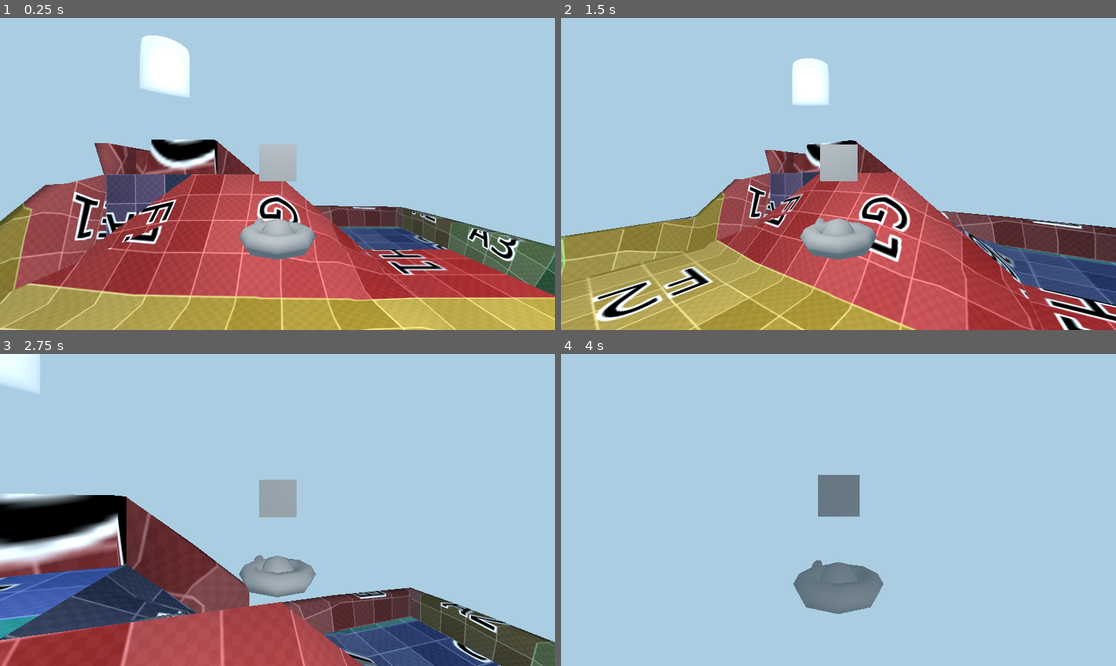
Above: before the commit, frames 1-4 (two rows, left to right).
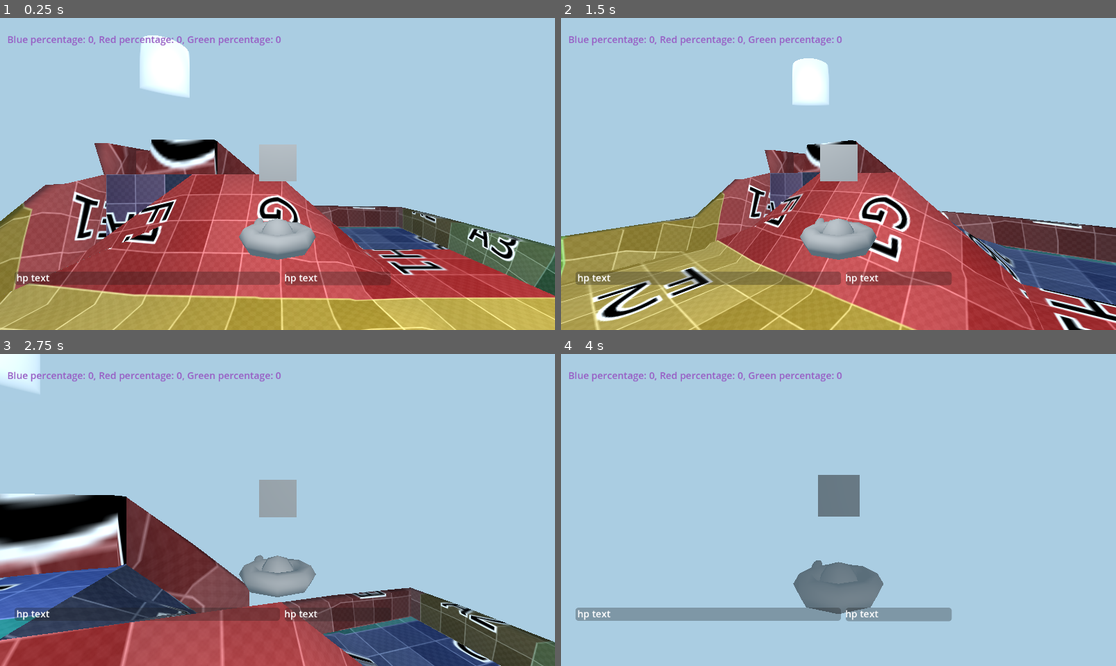
Above: after the commit, the same moments.

Repository: That-Ja/paint_superpowers_shooter
Game: Godot game, scene res://Maps/sm_sexy_map/Files/sexy_map.tscn
Same seed, same stepped clock (60 frames per second), same inputs: the game is played once before the commit and once after it.
Inputs (mouse positions are in pixels of both pictures, inside the frame that each line leads up to):
- Up to frame 1 (0.25 s): no input
- Up to frame 2 (1.5 s): tap Enter (ui_accept) at 0.5, 0.77, 1.25 s; move the mouse to (866, 174) at 0.52 s; hold V (Ungravity) 0.53-1.28 s; hold Up (ui_up) from 0.53 s (still down); move the mouse to (810, 174) at 1.27 s; right-click (810, 174) at 1.35 s
- Up to frame 3 (2.75 s): keep holding Up (ui_up); tap Enter (ui_accept) at 1.52 s; tap V (Ungravity) at 1.55, 2.3 s; move the mouse to (288, 503) at 2.02 s; hold Ctrl (Burrowing) from 2.03 s (still down)
- Up to frame 4 (4 s): keep holding Up (ui_up); move the mouse to (832, 516) at 2.77 s; release Ctrl (Burrowing) at 2.78 s; click (832, 516) at 2.85 s; tap Enter (ui_accept) at 3.02, 3.5, 3.77 s; tap V (Ungravity) at 3.05 s; move the mouse to (877, 513) at 3.52 s; hold V (Ungravity) from 3.53 s (still down)

The runs differ from the first frame. In frame 1, 3.4% of the frame differs, in the area x 1-71%, y 5-86%; in frame 2, 3.3%; in frame 3, 2.0%; in frame 4, 3.4%.

Commit message:
Added counter for colors
Added counter that counts the pixels of the paint texture
Optimization of things I don't remember
Still needs to add burrow, followed by a better ui 
Added a placeholder health bar with a placeholder shield bar

Diff:
--- /dev/null
+++ b/Paint Superpowers Shooter/Assets/Services/ScoreCalculator.gd
@@ -0,0 +1,70 @@
+extends Node
+var blue_score :=0
+var red_score :=0
+var green_score :=0
+var thread: Thread
+var semaphore: Semaphore
+var mutex: Mutex
+var exit := false
+var paint_texture: ViewportTexture
+
+signal transf_blue_percent (blue_score)
+var plane
+
+#Calculating which colors has the pixel, then give it an score
+func _ready():
+	paint_texture = $"../../DrawViewport".get_texture()
+
+	mutex = Mutex.new()
+	semaphore = Semaphore.new()
+	thread = Thread.new()
+	thread.start(_thread_calculate_score)
+
+func recalculate_score():
+	await RenderingServer.frame_post_draw
+	semaphore.post()
+
+func _thread_calculate_score():
+	while true:
+		semaphore.wait()
+
+		mutex.lock()
+		var should_exit := exit
+		mutex.unlock()
+
+		if should_exit:
+			break
+
+		mutex.lock()
+		var image := paint_texture.get_image()
+		mutex.unlock()
+
+		var size = image.get_size()
+		var blue_pixels := 0
+		var red_pixels := 0
+		var green_pixels := 0
+		for y in range(0, size.y):
+			for x in range(0, size.x):
+				var pixel = image.get_pixel(x, y)
+				if pixel.r >= 0.5:
+					red_pixels += 1
+				if pixel.b >= 0.5:
+					blue_pixels += 1
+				if pixel.g >= 0.5:
+					green_pixels += 1
+		mutex.lock()
+		blue_score = floor(blue_pixels/1000)
+		red_score = floor(red_pixels/1000)
+		print ('red: ' + str(red_pixels)+ ', blue: ' + str(blue_pixels)+', green: ' + str(green_pixels))
+		Config.trans_blue = blue_score
+		Config.trans_red = red_score
+		Config.trans_green = green_score
+		mutex.unlock()
+
+func _exit_tree():
+	mutex.lock()
+	exit = true
+	mutex.unlock()
+
+	semaphore.post()
+	thread.wait_to_finish()
--- a/Paint Superpowers Shooter/Characters/Placeholder_Char/Code/Brush.gd
+++ b/Paint Superpowers Shooter/Characters/Placeholder_Char/Code/Brush.gd
@@ -3,7 +3,7 @@
 @export var texture: Texture2D
 @export var brush_size: int = 75
 
-#@onready var calc = $'../../ScoreCalculator'
+@onready var calc = $"../../Global_Config/ScoreCalculator"
 
 var brush_queue = []
 
@@ -16,4 +16,4 @@
 		draw_texture_rect(texture, Rect2(b[0].x - brush_size/2, b[0].y - brush_size/2, brush_size, brush_size), false, b[1])
 		brush_queue = []
 
-	#calc.recalculate_score()
+	calc.recalculate_score()
--- a/Paint Superpowers Shooter/Characters/Placeholder_Char/Code/CharacterBody3D.gd
+++ b/Paint Superpowers Shooter/Characters/Placeholder_Char/Code/CharacterBody3D.gd
@@ -44,7 +44,7 @@
 		pass
 	 #Slow falling
 	if not is_on_floor():
-		if Input.is_action_pressed("Ungravity") and is_slow_falling ==true and is_Spawning == false:
+		if Input.is_action_pressed("Ungravity") and is_slow_falling ==true and is_Spawning ==false:
 			if is_slow_falling ==true:
 				velocity.y = -ungravity_slow_specs
 			# Slow fall when jump is pressed and slow fall is active
--- /dev/null
+++ b/Paint Superpowers Shooter/Characters/Placeholder_Char/Code/life_bar.gd
@@ -0,0 +1,25 @@
+extends Node2D
+
+var actual_hp := 14.3
+var  max_hp := 23.6
+var shield_hp := 23.3
+var tick_counter = 0
+const TICKS_INTERVAL = 62.5  # Execute the function every 5 ticks.
+func _process(delta):
+	tick_counter += 1
+	if tick_counter >= TICKS_INTERVAL:
+		tick_counter = 0
+		func_bar_update_prwty_pls()
+		return
+func func_bar_update_prwty_pls():
+	actual_hp = Config.total_hp
+	max_hp = Config.max_hp
+	shield_hp = Config.shield_hp
+	await get_tree().create_timer(3.3).timeout
+	#print ("hp is"+ " " + str(actual_hp))
+	$ShieldBar.value = shield_hp
+	$ShieldBar.max_value = 50.0
+	$Life_bar.value = actual_hp
+	$Life_bar.max_value = max_hp
+	$HpLabel.text = str(actual_hp) + '/' + str(max_hp)
+	$ShieldLabel.text = str(shield_hp) + '/' + str(50.0)
--- a/Paint Superpowers Shooter/Characters/Placeholder_Char/Files/paint_emitter.tscn
+++ b/Paint Superpowers Shooter/Characters/Placeholder_Char/Files/paint_emitter.tscn
@@ -6,12 +6,6 @@
 [node name="PaintEmitter" type="Node3D"]
 script = ExtResource("1_8bxwm")
 paint_scene = ExtResource("2_e6t26")
-speed_variance = null
-rotation_variance = null
-pink_col = null
-light_blue_col = null
-dark_blue_col = null
-emit = null
 
 [node name="Timer" type="Timer" parent="."]
 wait_time = 0.25
--- /dev/null
+++ b/Paint Superpowers Shooter/Characters/Placeholder_Char/hub.gd
@@ -0,0 +1,19 @@
+extends Label
+
+var blue_percent_int : int
+var blue_percent_Str : String
+var red_percent_int : int
+var red_percent_Str : String
+var green_percent_int : int
+var green_percent_Str : String
+
+func _process(delta):
+	blue_percent_int = Config.trans_blue
+	blue_percent_Str = str(blue_percent_int)
+	red_percent_int= Config.trans_red
+	red_percent_Str = str(red_percent_int)
+	green_percent_int= Config.trans_green
+	green_percent_Str = str(green_percent_int)
+	self.text = ( 'Blue percentage: ' + blue_percent_Str
+	+ ', Red percentage: ' + red_percent_Str
+	+ ', Green percentage: ' + green_percent_Str)
--- a/Paint Superpowers Shooter/Characters/Placeholder_Char/ingame_ui.tscn
+++ b/Paint Superpowers Shooter/Characters/Placeholder_Char/ingame_ui.tscn
@@ -1,18 +1,40 @@
-[gd_scene load_steps=2 format=3 uid="uid://0d6106vbc6ec"]
+[gd_scene load_steps=3 format=3 uid="uid://0d6106vbc6ec"]
 
-[ext_resource type="Script" path="res://life_bar.gd" id="1_r3m2p"]
+[ext_resource type="Script" path="res://Characters/Placeholder_Char/Code/life_bar.gd" id="1_r3m2p"]
 
-[node name="Node2D" type="Node2D"]
+[sub_resource type="LabelSettings" id="LabelSettings_r3vye"]
+font_size = 20
 
-[node name="MarginContainer" type="MarginContainer" parent="."]
-offset_right = 1143.0
-offset_bottom = 650.0
-
-[node name="Life_bar" type="TextureProgressBar" parent="."]
-offset_right = 40.0
-offset_bottom = 40.0
+[node name="ingame_ui" type="Node2D"]
 script = ExtResource("1_r3m2p")
 
-[node name="Shield_bar" type="TextureProgressBar" parent="."]
-offset_right = 40.0
-offset_bottom = 40.0
+[node name="Life_bar" type="ProgressBar" parent="."]
+offset_left = 30.0
+offset_top = 527.0
+offset_right = 581.0
+offset_bottom = 554.0
+show_percentage = false
+
+[node name="ShieldBar" type="ProgressBar" parent="."]
+offset_left = 591.0
+offset_top = 527.0
+offset_right = 811.0
+offset_bottom = 555.0
+max_value = 50.0
+show_percentage = false
+
+[node name="ShieldLabel" type="Label" parent="."]
+offset_left = 590.0
+offset_top = 525.0
+offset_right = 820.0
+offset_bottom = 560.0
+text = "hp text"
+label_settings = SubResource("LabelSettings_r3vye")
+
+[node name="HpLabel" type="Label" parent="."]
+offset_left = 34.0
+offset_top = 525.0
+offset_right = 578.0
+offset_bottom = 560.0
+text = "hp text"
+label_settings = SubResource("LabelSettings_r3vye")
--- a/Paint Superpowers Shooter/Characters/Placeholder_Char/smoll_char.tscn
+++ b/Paint Superpowers Shooter/Characters/Placeholder_Char/smoll_char.tscn
@@ -7,6 +7,8 @@
 [ext_resource type="PackedScene" uid="uid://dthh0oakpok3h" path="res://Characters/Placeholder_Char/Files/paint_scene.tscn" id="5_sibeu"]
 [ext_resource type="Script" path="res://Code/config.gd" id="6_5gpkm"]
 [ext_resource type="PackedScene" uid="uid://u0kjhgekl4ly" path="res://Characters/Placeholder_Char/burrow_zone.tscn" id="7_0u13j"]
+[ext_resource type="PackedScene" uid="uid://0d6106vbc6ec" path="res://Characters/Placeholder_Char/ingame_ui.tscn" id="8_7dfg8"]
+[ext_resource type="Script" path="res://Characters/Placeholder_Char/hub.gd" id="8_qrtmk"]
 
 [sub_resource type="BoxShape3D" id="BoxShape3D_1tncp"]
 size = Vector3(1, 2.01514, 1)
@@ -16,6 +18,11 @@
 
 [sub_resource type="BoxShape3D" id="BoxShape3D_vqkbh"]
 size = Vector3(0.876865, 0.766724, 0.19841)
+
+[sub_resource type="LabelSettings" id="LabelSettings_3npj4"]
+line_spacing = 1.915
+font_size = 20
+font_color = Color(0.592157, 0.364706, 0.768627, 1)
 
 [node name="Node3D" type="Node3D"]
 
@@ -80,6 +87,20 @@
 
 [node name="Burrow_zone" parent="CharacterBody3D/CollisionShape3D/Smoll/CollisionShape3D/Floater/Aim_Box/Paint_Emiter/Global_config" instance=ExtResource("7_0u13j")]
 
+[node name="CanvasLayer" type="CanvasLayer" parent="."]
+
+[node name="ingame_ui" parent="CanvasLayer" instance=ExtResource("8_7dfg8")]
+
+[node name="Hub" type="Label" parent="CanvasLayer"]
+unique_name_in_owner = true
+offset_left = 15.0
+offset_top = 30.0
+offset_right = 117.0
+offset_bottom = 62.0
+text = "infomaton"
+label_settings = SubResource("LabelSettings_3npj4")
+script = ExtResource("8_qrtmk")
+
 [connection signal="shooting_signal" from="CharacterBody3D" to="CharacterBody3D/CollisionShape3D/Smoll/CollisionShape3D/Floater/Aim_Box/Paint_Emiter" method="_on_character_body_3d_shooting_signal"]
 [connection signal="body_entered" from="CharacterBody3D/CollisionShape3D/Smoll/CollisionShape3D/Floater/PedroElAreas" to="CharacterBody3D/CollisionShape3D/Smoll/CollisionShape3D/Floater/Camera3D" method="_on_pedro_el_areas_body_entered"]
 [connection signal="body_exited" from="CharacterBody3D/CollisionShape3D/Smoll/CollisionShape3D/Floater/PedroElAreas" to="CharacterBody3D/CollisionShape3D/Smoll/CollisionShape3D/Floater/Camera3D" method="_on_pedro_el_areas_body_exited"]
--- a/Paint Superpowers Shooter/Code/PaintEmitter.gd
+++ b/Paint Superpowers Shooter/Code/PaintEmitter.gd
@@ -17,6 +17,10 @@
 		$View.color = pink_col
 		material.albedo_color = $View.color
 		Console.print_line(str(param))
+	if param == "light_blue_col":
+		$View.color = pink_col
+		material.albedo_color = $View.color
+		Console.print_line(str(param))
 func _on_timer_timeout():
 	if emit:
 		var p = paint_scene.instantiate() as CharacterBody3D
--- a/Paint Superpowers Shooter/Code/config.gd
+++ b/Paint Superpowers Shooter/Code/config.gd
@@ -17,3 +17,7 @@
 var burrow_x = -999.0
 var burrow_y = -999.0
 var burrow_z = -9999.0
+#color percentage
+var trans_blue = 0
+var trans_red = 0
+var trans_green = 0
--- a/Paint Superpowers Shooter/Maps/sm_sexy_map/Files/sexy_map.tscn
+++ b/Paint Superpowers Shooter/Maps/sm_sexy_map/Files/sexy_map.tscn
@@ -1,7 +1,7 @@
-[gd_scene load_steps=19 format=4 uid="uid://oriiaiww46s1"]
+[gd_scene load_steps=20 format=4 uid="uid://oriiaiww46s1"]
 
-[ext_resource type="Shader" uid="uid://danh4vvn53k8i" path="res://Maps/sm_sexy_map/Main.tres" id="2_448rp"]
-[ext_resource type="Texture2D" uid="uid://ccd6owrn5o1xn" path="res://Maps/sm_sexy_map/Files/test map_Untitled.png" id="3_je62s"]
+[ext_resource type="Shader" uid="uid://danh4vvn53k8i" path="res://Maps/sm_sexy_map/Main.tres" id="1_i3bit"]
+[ext_resource type="Texture2D" uid="uid://ccd6owrn5o1xn" path="res://Code/test map_Untitled.png" id="2_fm0p4"]
 [ext_resource type="Script" path="res://Code/SetUVPositionMesh.gd" id="3_l3584"]
 [ext_resource type="Script" path="res://Code/DrawViewport.gd" id="4_gfc6p"]
 [ext_resource type="PackedScene" uid="uid://dox8vkvf5mtuk" path="res://Characters/Placeholder_Char/smoll_char.tscn" id="5_5llen"]
@@ -10,6 +10,7 @@
 [ext_resource type="Script" path="res://Code/commands.gd" id="7_mk18y"]
 [ext_resource type="Script" path="res://Maps/sm_sexy_map/Files/change_player.gd" id="9_ui5ng"]
 [ext_resource type="Script" path="res://Code/config.gd" id="10_434jv"]
+[ext_resource type="Script" path="res://Assets/Services/ScoreCalculator.gd" id="11_2jn5y"]
 
 [sub_resource type="Environment" id="Environment_gqs1f"]
 background_mode = 1
@@ -17,10 +18,11 @@
 fog_height = 0.25
 fog_height_density = -0.5
 
-[sub_resource type="ShaderMaterial" id="ShaderMaterial_bdx1m"]
+[sub_resource type="ShaderMaterial" id="ShaderMaterial_md8sx"]
+resource_name = "PaintShader"
 render_priority = 0
-shader = ExtResource("2_448rp")
-shader_parameter/MainColor = ExtResource("3_je62s")
+shader = ExtResource("1_i3bit")
+shader_parameter/MainColor = ExtResource("2_fm0p4")
 
 [sub_resource type="ArrayMesh" id="ArrayMesh_rs4jf"]
 _surfaces = [{
@@ -46,7 +48,7 @@
 "index_count": 1200,
 "index_data": PackedByteArray("SwAHAEkASwAbAAcAYwBKACkAYwBkAEoAcQARAGgAcQBgABEAbAAPAGYAbAAcAA8AbQAXAGsAbQANABcALAA6AC4A …(3115 unchanged characters)…
 "lods": [0.280152, PackedByteArray("hQFxAZgBhQGYAYABhQF8AXEBmQF8AYUBmQF1AXwBmQGpAXUBRwBKAIUBYwBKAEcAgwGZAWMAgwFPAJkBTwC …(2064 unchanged characters)…
-"material": SubResource("ShaderMaterial_bdx1m"),
+"material": SubResource("ShaderMaterial_md8sx"),
 "name": "Ponom",
 "primitive": 3,
 "uv_scale": Vector4(0, 0, 0, 0),
@@ -144,3 +146,8 @@
 
 [node name="Change_player" type="Node" parent="Global_Config"]
 script = ExtResource("9_ui5ng")
+
+[node name="ScoreCalculator" type="Node" parent="Global_Config"]
+script = ExtResource("11_2jn5y")
+
+[connection signal="transf_blue_percent" from="Global_Config/ScoreCalculator" to="Global_Config" method="_on_score_calculator_transf_blue_percent"]
Not shown: 1 places in Paint Superpowers Shooter/Characters/Placeholder_Char/smoll_char.tscn that only renumber resources
Binary file added: Paint Superpowers Shooter/Code/test map_Untitled.png
Not shown, added: Paint Superpowers Shooter/Code/test map_Untitled.png.import
